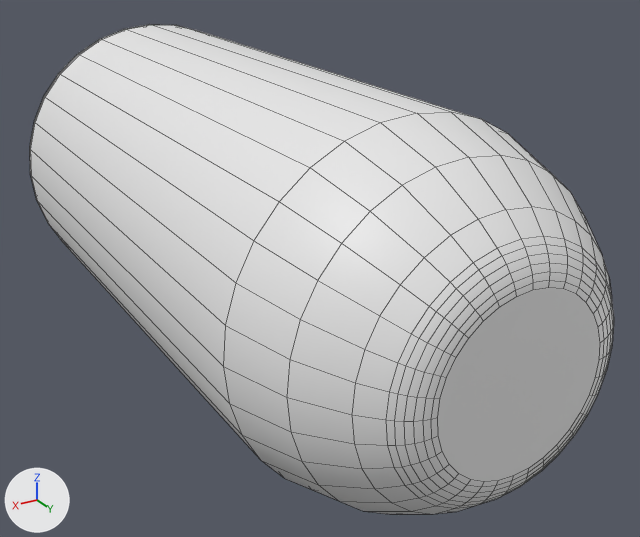
An edit to the Blender file models/bullet.blend, drawn before and after from the same camera.
Rendered twice from a 50 mm camera at (2.39, 4.85, 1.93) aimed at (-0.16, 0.6, -0.2). The lights are fixed; the arrows at lower left show +X, +Y and +Z. Mesh edges are drawn as thin lines.

Objects in the first picture: 'bullet'.
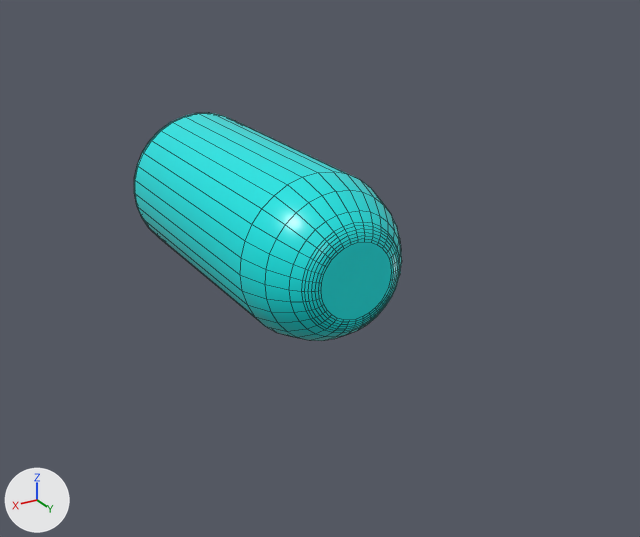
Location of each change, (x1, y1, x2, y2) in pixels of the pictures (640 x 537 px):
'bullet', recoloured, rescaled (54% narrower, 53% shorter): before (30, 24, 614, 514); after (134, 113, 402, 341)

The change, as a list of edits to the scene's bpy script:
```text
Add mat_material_001:
    mat_material_001 = principled_material('Material.001')
    mat_material_001.base_color = (0.0, 0.8, 0.782)  # cyan #00e7e5
    mat_material_001.roughness = 0.306
Change me_cylinder:
    where me_cylinder.from_pydata(...)  # 160 vertices, 130 faces; spans x -1.0..1.0, y -1.0..1.0, z -1.47..1.0
    add me_cylinder.materials.append(mat_material_001)  # cyan #00e7e5
Change ob_bullet:
    ob_bullet.scale: (1.0, 1.0, 1.71) -> (0.496, 0.496, 0.848)
```
